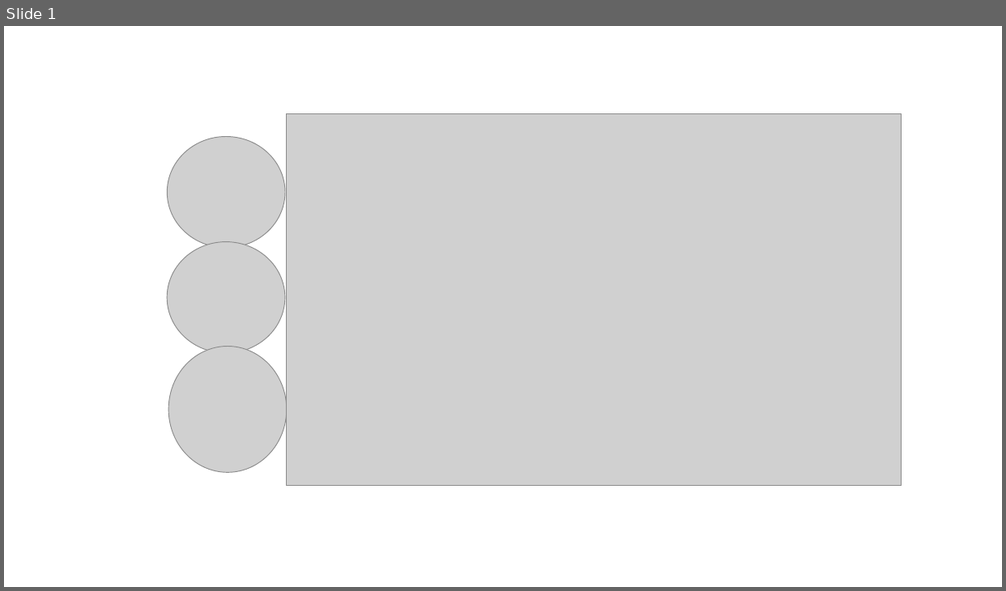
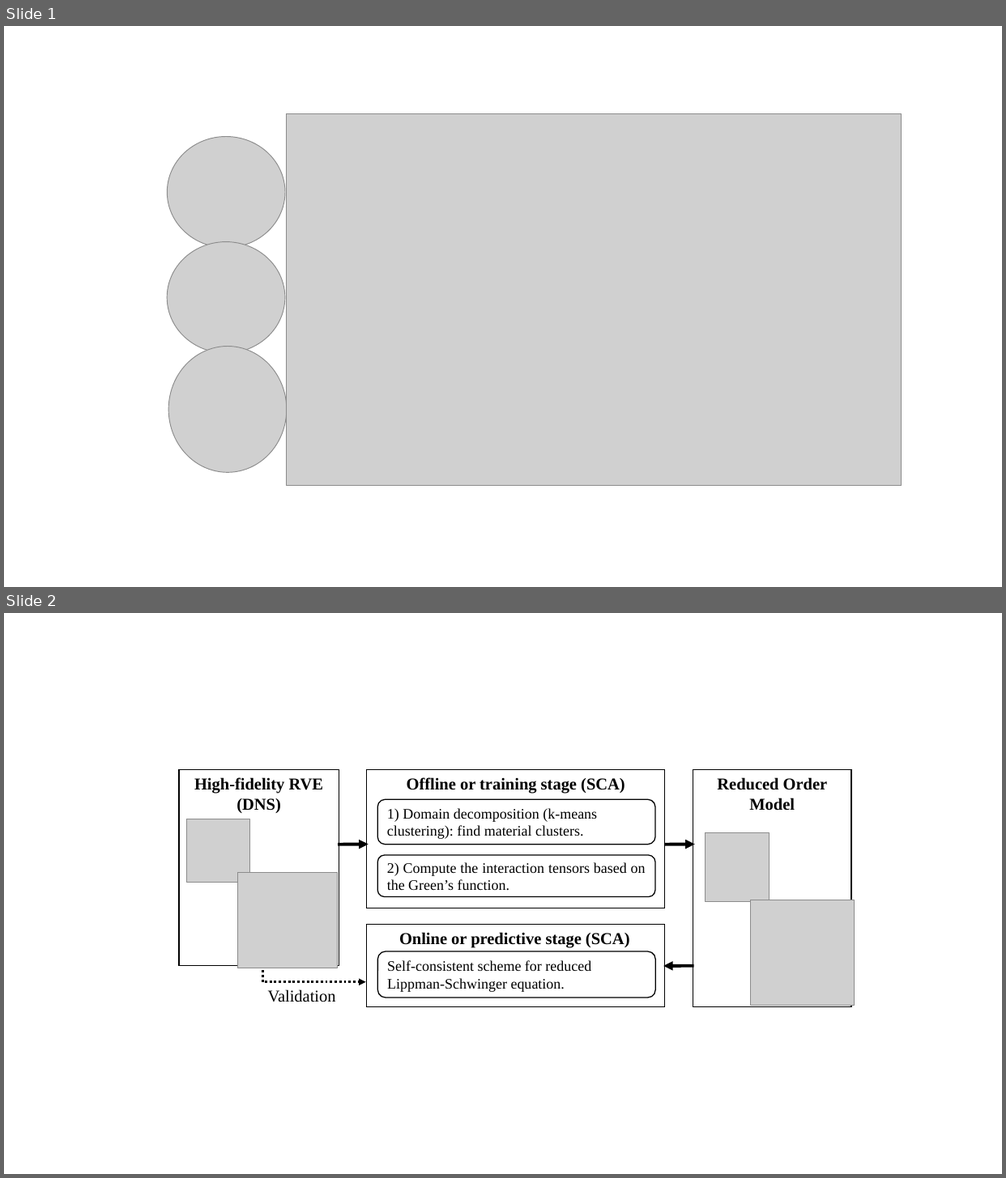
Before and after one commit to zle105/academic-kickstart, a slide deck: content/project/Figures.pptx. Shown one above the other, each under a label of ours: slide 1 before the commit, slides 1 and 2 after it. The pictures are 1006x591 and 1006x1178 pixels, drawn with LibreOffice and Linux fonts; fonts in the diff are those of the drawing; grey boxes stand for pictures. Boxes give left, top, right and bottom in pixels: in the first picture for what was removed or moved away, otherwise in the second. Text is boxed around its words. In the diff, an @@ line names an element or a change of style, - is before the commit and + after.

```diff
--- a/content/project/Figures.pptx
+++ b/content/project/Figures.pptx
@@ slide 2 added at (4, 613, 1002, 1174), background #FFFFFF @@
@@ rectangle added at (179, 770, 339, 966), outline #000000 1 pt, 16 pt, text #000000, bold @@
+High-fidelity RVE
+(DNS)
@@ rectangle added at (366, 770, 665, 909), outline #000000 1 pt @@
@@ text added at (407, 777, 625, 794), 16 pt, text #000000, bold @@
+Offline or training stage (SCA)
@@ rectangle added at (692, 770, 851, 1007), outline #000000 1 pt, 16 pt, text #000000, bold @@
+Reduced Order Model
@@ rounded rectangle added at (377, 799, 655, 845), outline #000000 1 pt, 14 pt, text #000000 @@
+1) Domain decomposition (k-means clustering): find material clusters.
@@ picture added at (187, 819, 250, 882) @@
@@ arrow added from (338, 845) to (368, 845), #000000 3 pt @@
@@ rounded rectangle added at (377, 855, 655, 897), outline #000000 1 pt, 14 pt, text #000000 @@
+2) Compute the interaction tensors based on the Green’s function.
@@ arrow added from (664, 845) to (695, 845), #000000 3 pt @@
@@ picture added at (705, 833, 769, 902) @@
@@ picture added at (237, 873, 337, 968) @@
@@ picture added at (751, 900, 854, 1005) @@
@@ rectangle added at (366, 924, 664, 1007), outline #000000 1 pt @@
@@ rounded rectangle added at (377, 952, 655, 998), outline #000000 1 pt, 14 pt, text #000000 @@
+Self-consistent scheme for reduced Lippman-Schwinger equation.
@@ text added at (399, 932, 630, 948), 16 pt, text #000000, bold @@
+Online or predictive stage (SCA)
@@ elbow arrow added from (262, 965) to (365, 982), #000000 2.25 pt dashed @@
@@ arrow added from (694, 966) to (663, 966), #000000 3 pt @@
@@ text added at (268, 990, 336, 1003), 16 pt, text #000000 @@
+Validation
```
Also in this commit, not shown: 1 other slide added, 6 other files.
